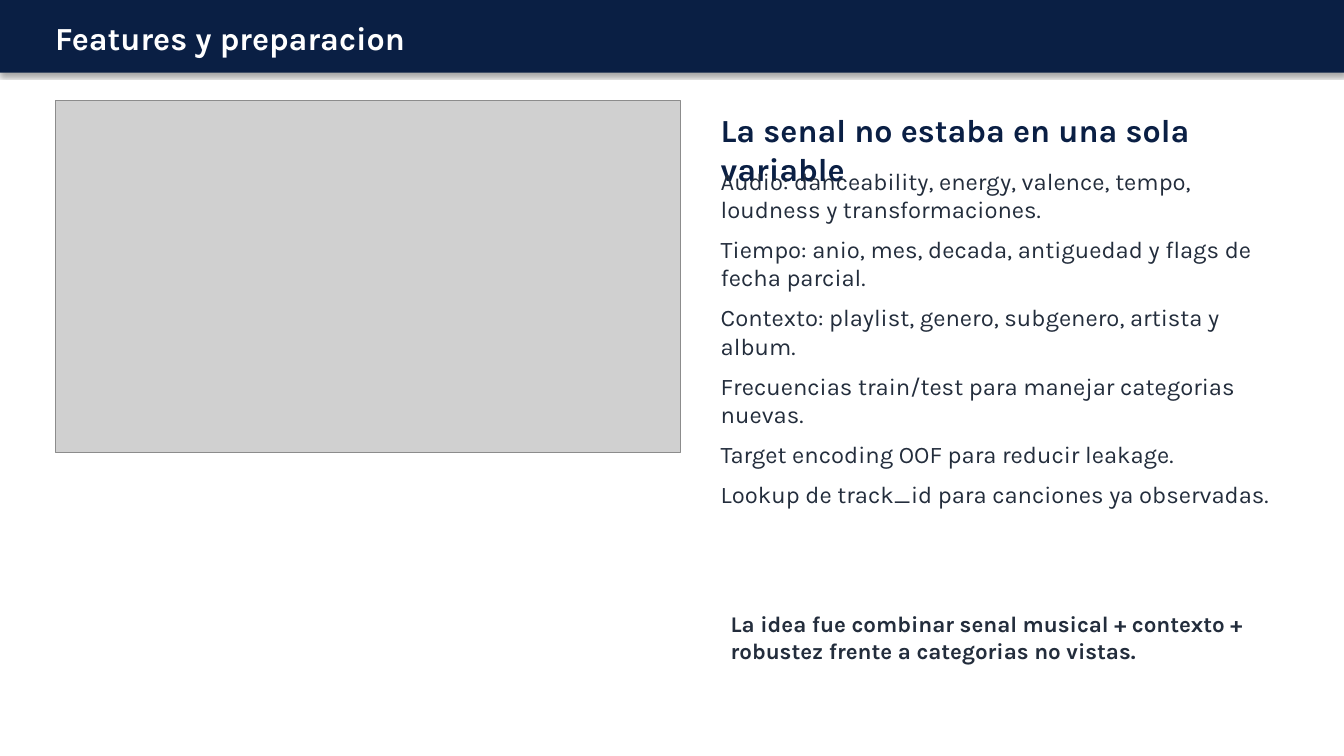
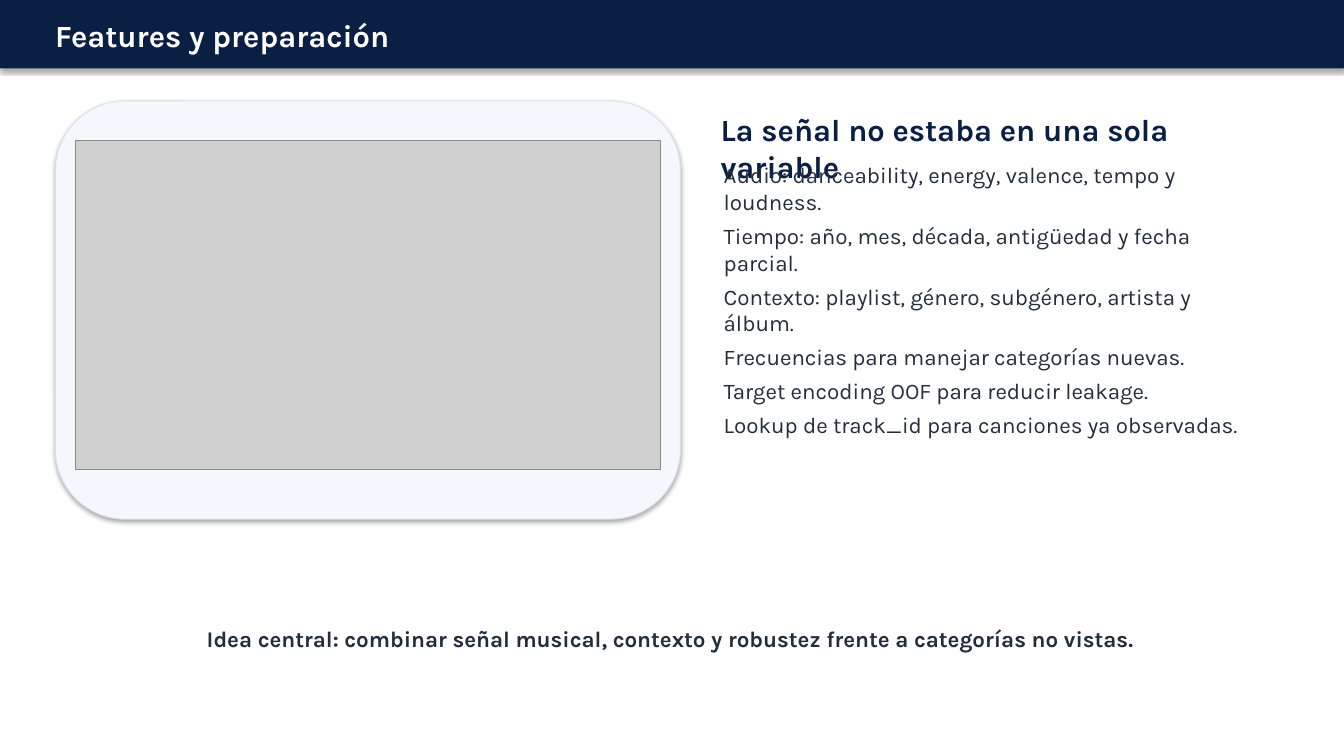
Before and after one commit to matigold22/TP3_Predictiva_Kaggle, a slide deck: slide 4 of presentacion/PRESENTACION_MODELOS_FINAL.pptx. Drawn at 1344x756 pixels with LibreOffice and Linux fonts; fonts in the diff are those of the drawing; grey boxes stand for pictures. Boxes give left, top, right and bottom in pixels: in the first picture for what was removed or moved away, otherwise in the second. Text is boxed around its words. In the diff, an @@ line names an element or a change of style, - is before the commit and + after.

Commit message:
Ajustar layout y caracteres de presentacion

```diff
--- a/presentacion/PRESENTACION_MODELOS_FINAL.pptx
+++ b/presentacion/PRESENTACION_MODELOS_FINAL.pptx
@@ rectangle: place and size @@
-rectangle at box(0, 0, 1344, 73)
+rectangle at box(0, 0, 1344, 69)
@@ text at box(55, 23, 389, 55): text changed; size 23 to 22 pt @@
-Features y preparacion
+Features y preparación
@@ rounded rectangle added at box(55, 101, 681, 519), fill #F4F7FB, outline #DCE2EC 0.75 pt @@
@@ text at box(721, 119, 1168, 184): text changed; size 23 to 22 pt @@
-La senal no estaba en una sola variable
+La señal no estaba en una sola variable
@@ picture: place and size @@
-picture at box(55, 101, 681, 453)
+picture at box(76, 140, 660, 469)
@@ text at box(724, 163, 1190, 371): text changed; size 17 to 16 pt @@
-Audio: danceability, energy, valence, tempo, loudness y transformaciones.
-Tiempo: anio, mes, decada, antiguedad y flags de fecha parcial.
-Contexto: playlist, genero, subgenero, artista y album.
-Frecuencias train/test para manejar categorias nuevas.
+Audio: danceability, energy, valence, tempo y loudness.
+Tiempo: año, mes, década, antigüedad y fecha parcial.
+Contexto: playlist, género, subgénero, artista y álbum.
+Frecuencias para manejar categorías nuevas.
@@ text at box(724, 383, 1237, 439): size 17 to 16 pt in "Target encoding OOF para reducir leakage.", "Lookup de track_id para canciones ya observadas."; less space between paragraphs @@
@@ text at box(207, 629, 1133, 653): text changed @@
-La idea fue combinar senal musical + contexto + robustez frente a categorias no vistas.
+Idea central: combinar señal musical, contexto y robustez frente a categorías no vistas.
```
Also in this commit, not shown: 9 other slides changed.
